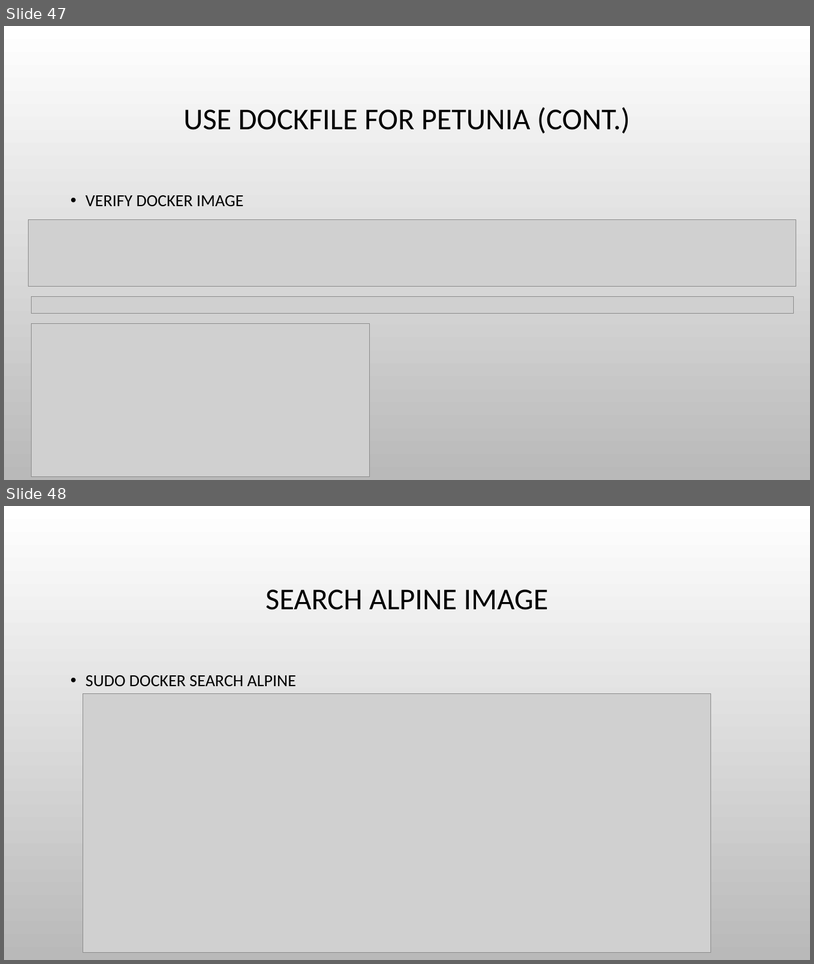
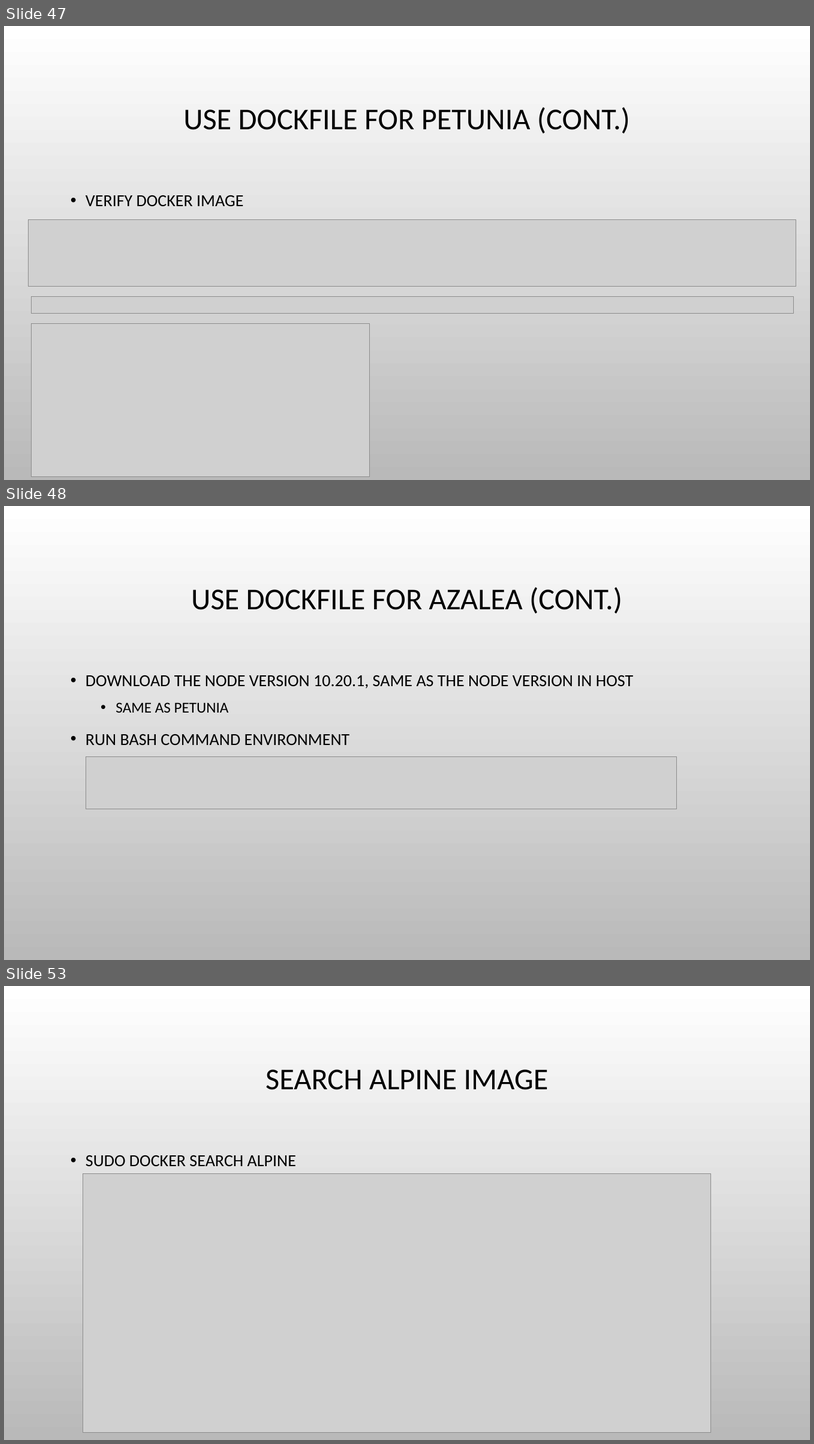
Before and after one commit to haixiang1977/iris, a slide deck: Docker Practice.pptx. Shown one above the other, each under a label of ours: slides 47 and 48 before the commit, slides 47, 48 and 53 after it; the slides between them are not shown. The pictures are 814x964 and 814x1444 pixels, drawn with LibreOffice and Linux fonts; fonts in the diff are those of the drawing; grey boxes stand for pictures; background and template pictures are left out. Boxes give left, top, right and bottom in pixels: in the first picture for what was removed or moved away, otherwise in the second. Text is boxed around its words. In the diff, an @@ line names an element or a change of style, - is before the commit and + after.

```diff
--- a/Docker Practice.pptx
+++ b/Docker Practice.pptx
@@ slide 48 added at <box>4,506,810,960</box>, background picture (left out) @@
@@ title added at <box>191,587,623,613</box>, 36 pt, text #000000 @@
+USE DOCKFILE FOR AZALEA (CONT.)
@@ text added at <box>86,675,633,745</box>, 20 pt, text #000000 @@
+• DOWNLOAD THE NODE VERSION 10.20.1, SAME AS THE NODE VERSION IN HOST
+  • SAME AS PETUNIA
+• RUN BASH COMMAND ENVIRONMENT
@@ picture added at <box>86,756,677,808</box> @@
@@ what was slide 48 is now slide 53 @@
```
Also in this commit, not shown: 4 other slides added.
